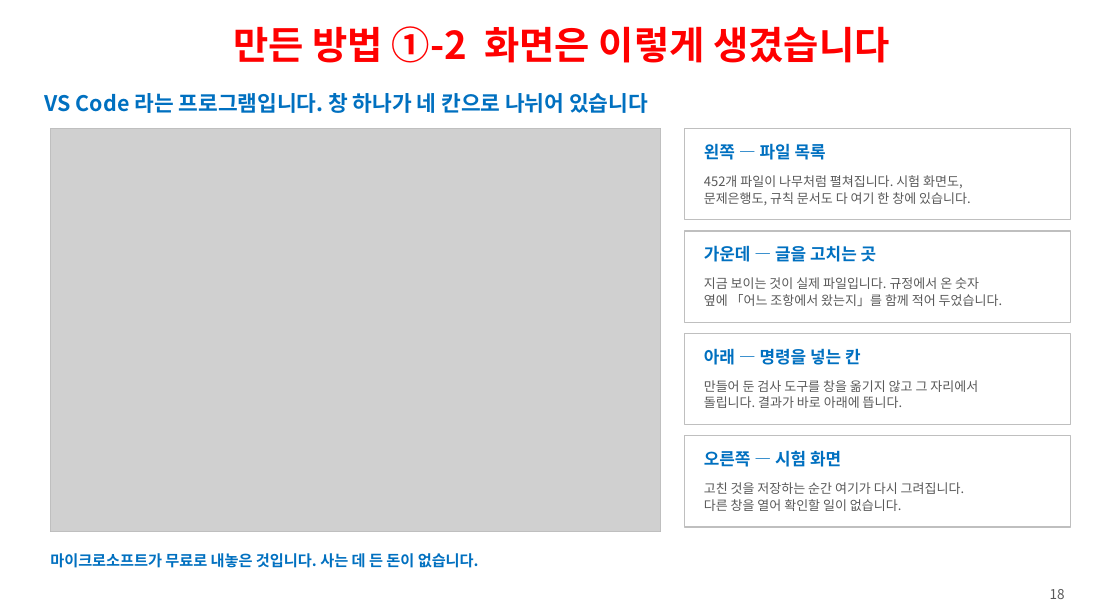
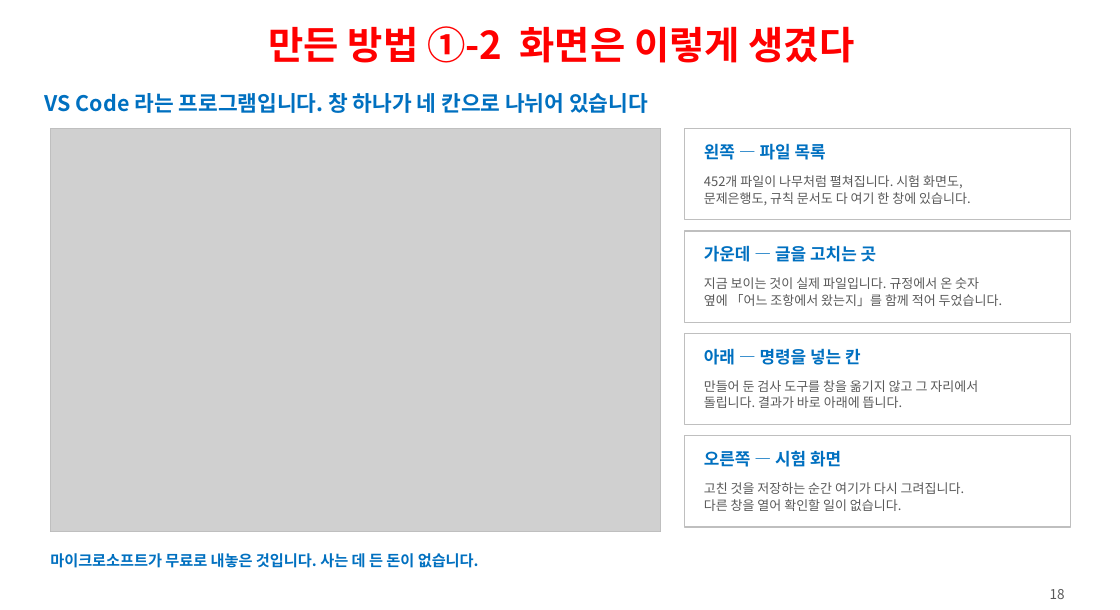
Before and after one commit to ys1277-sys/HIENDT-CBT, a slide deck: slide 18 of docs/발표자료-CBT-2026-08.pptx. Drawn at 1120x610 pixels with LibreOffice and Linux fonts; fonts in the diff are those of the drawing; grey boxes stand for pictures. Boxes give left, top, right and bottom in pixels: in the first picture for what was removed or moved away, otherwise in the second. Text is boxed around its words. In the diff, an @@ line names an element or a change of style, - is before the commit and + after.

```diff
--- a/docs/발표자료-CBT-2026-08.pptx
+++ b/docs/발표자료-CBT-2026-08.pptx
@@ text at (269, 26, 855, 63): text changed @@
-만든 방법 ①-2 화면은 이렇게 생겼습니다
+만든 방법 ①-2 화면은 이렇게 생겼다
```
Also in this commit, not shown: 11 other slides changed, 1 other file.
